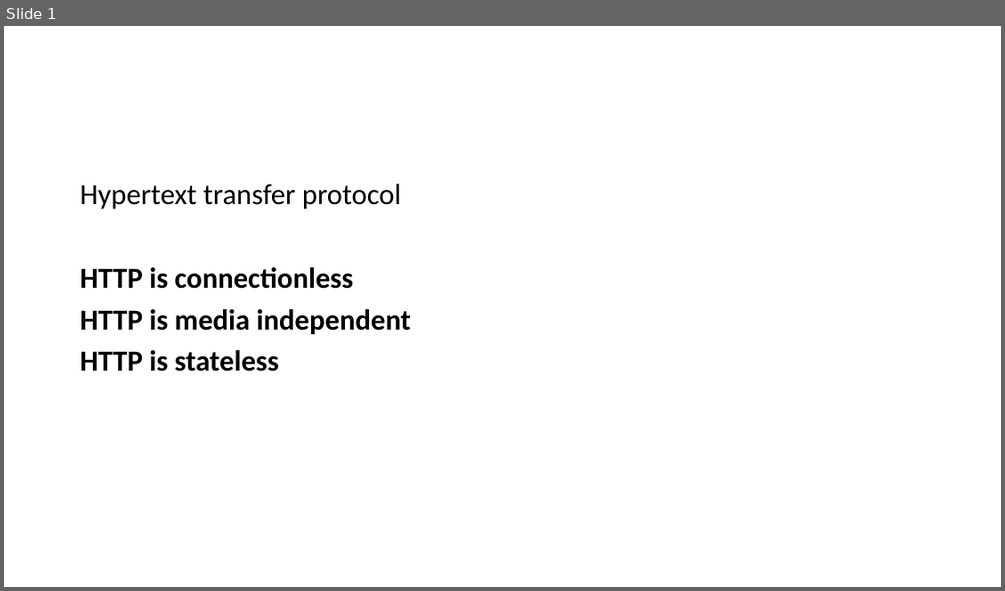
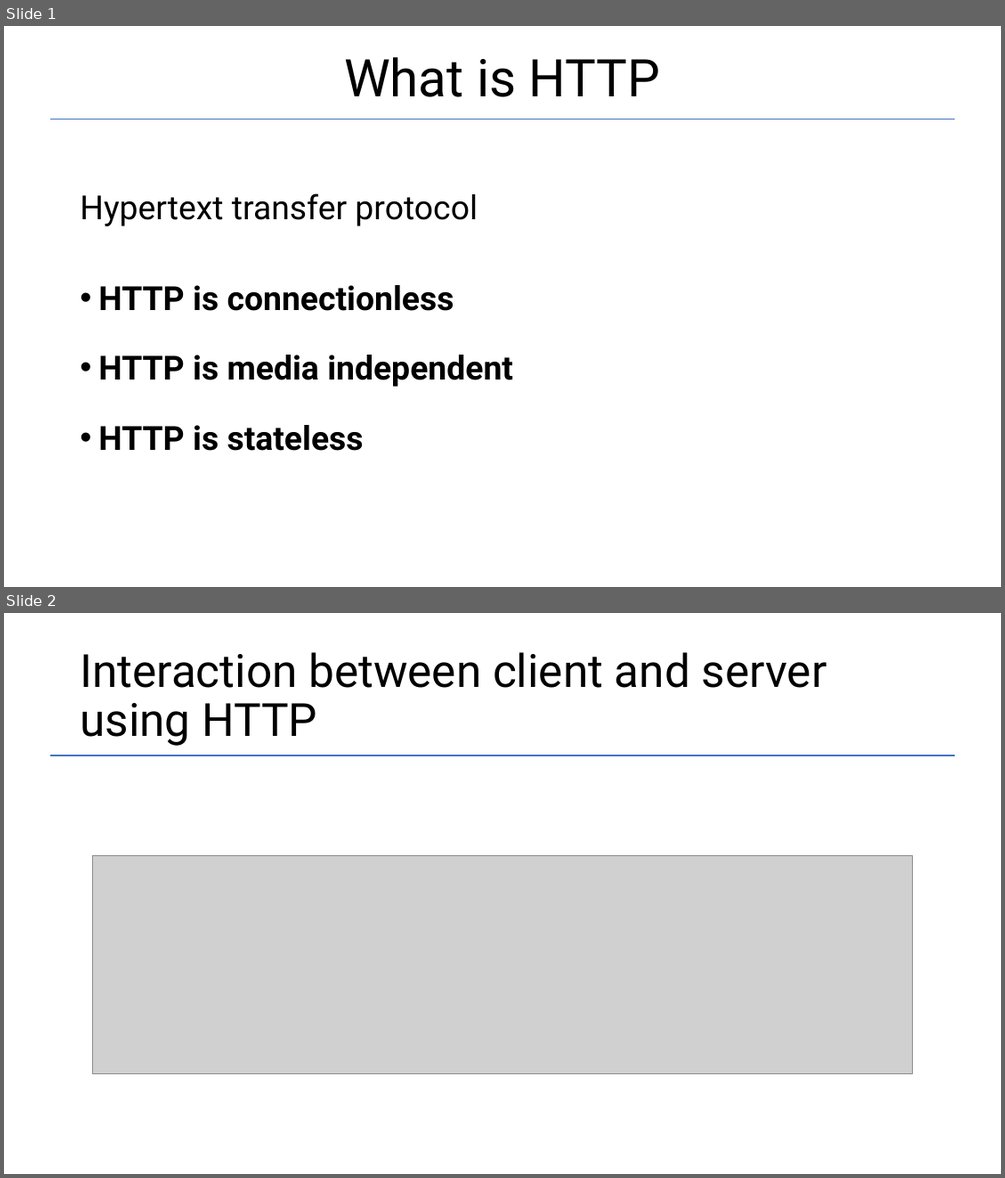
Before and after one commit to Garnik94/Levelup_presentations, a slide deck: Http/Http_presentation.pptx. Shown one above the other, each under a label of ours: slide 1 before the commit, slides 1 and 2 after it. The pictures are 1005x591 and 1005x1178 pixels, drawn with LibreOffice and Linux fonts; fonts in the diff are those of the drawing; grey boxes stand for pictures. Boxes give left, top, right and bottom in pixels: in the first picture for what was removed or moved away, otherwise in the second. Text is boxed around its words. In the diff, an @@ line names an element or a change of style, - is before the commit and + after.

```diff
--- a/Http/Http_presentation.pptx
+++ b/Http/Http_presentation.pptx
@@ slide 2 added at [4, 613, 1001, 1174], background #FFFFFF @@
@@ title added at [80, 652, 827, 746], 44 pt, text #000000 @@
+Interaction between client and server using HTTP
@@ line added from (50, 755) to (955, 755), #4472C4 1.5 pt @@
@@ picture added at [92, 855, 913, 1074] @@
@@ slide 1 changed as well @@
@@ title added at [344, 57, 661, 97], 50 pt, text #000000 @@
+What is HTTP
@@ line added from (50, 119) to (955, 119), #4472C4 1.5 pt @@
@@ text "Hypertext transfer protocol": place and size @@
-text "Hypertext transfer protocol" at [80, 184, 411, 371]
+text "Hypertext transfer protocol" at [80, 193, 513, 451]
@@ text "Hypertext transfer protocol" at [80, 193, 513, 451]: size 28 to 32 pt, font Calibri to Roboto; line spacing 0.9 to 2; bullet none to •; line spacing 0.9 to 1.5 @@
```
Also in this commit, not shown: 3 other files.
